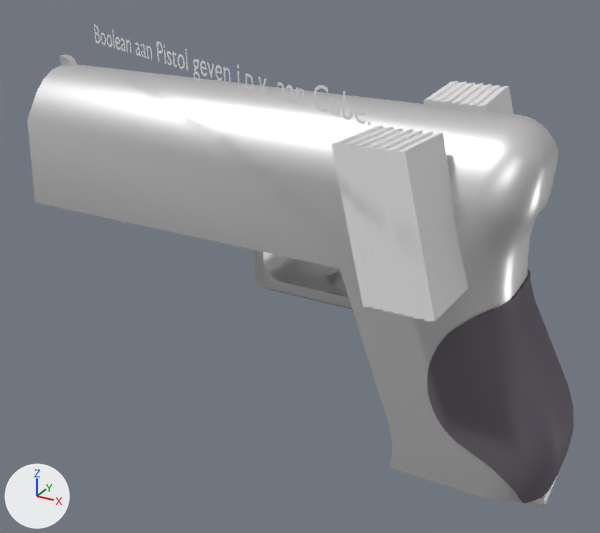
Before and after pictures for a commit that changed the Blender file Assets/Blender projects/Pistol.blend.
One viewpoint serves both versions: a 50 mm lens placed at (2.63, -17.67, 12.89), pointed at (-6.66, -0.78, 4.45). The lights are fixed; the arrows at lower left show +X, +Y and +Z.

Names of what the first picture shows: 'Cube', 'Pistol', 'Text'.
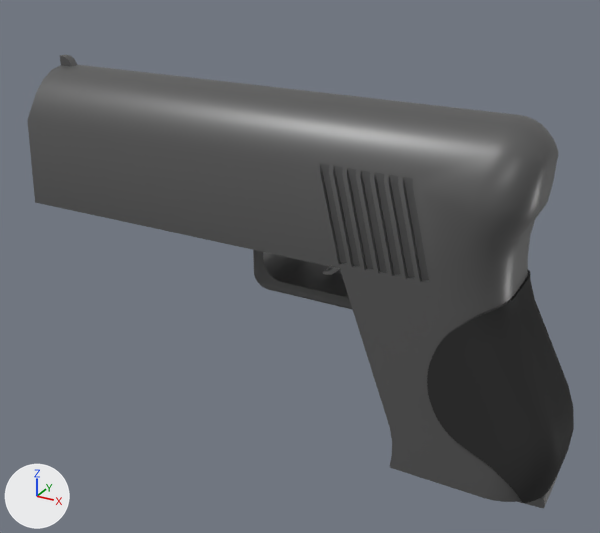
The newer file is also turned or shifted as a whole; pictures and numbers use the older file's frame.

Location of each change, [x1, y1, x2, y2] in pixels of the pictures (600 x 533 px):
'Pistol', recoloured, surface changed, reshaped
    both: [27, 54, 574, 509]
'Cube', deleted
    before: [331, 81, 514, 321]
'Text', deleted
    before: [94, 24, 371, 127]
part 1 of me_cube_002, added
    after: [27, 93, 494, 498]
part 3 of me_cube_002, recoloured
    both: [323, 266, 340, 275]
part 4 of me_cube_002, recoloured (grey to black)
    both: [516, 477, 557, 509]

The change, as a list of edits to the scene's bpy script:
```text
Change mat_material:
    mat_material.base_color: (0.8, 0.8, 0.8) -> (0.124, 0.124, 0.124)  # white #e7e7e7 -> dark grey #636363
    mat_material.metallic: 0.816 -> 0.348
Change mat_grip:
    mat_grip.base_color: (0.142, 0.122, 0.147) -> (0.0374, 0.0374, 0.0374)  # dark grey #69626b -> black #363636
Add mat_trigger:
    mat_trigger = principled_material('Trigger')
    mat_trigger.base_color = (0.376, 0.376, 0.376)  # grey #a5a5a5
Add mat_magazine:
    mat_magazine = principled_material('Magazine')
    mat_magazine.base_color = (0.138, 0.138, 0.138)  # dark grey #686868
Add mat_material_001:
    mat_material_001 = principled_material('Material.001')
    mat_material_001.base_color = (0.0946, 0.0946, 0.0946)  # dark grey #575757
    mat_material_001.metallic = 0.433
    mat_material_001.roughness = 0.755
    mat_material_001.specular_ior_level = 0.372
Change me_cube_002:
    used by ob_pistol; location = (0.0, 0.0, 0.0)
    remove me_cube_002.from_pydata(...)  # 876 vertices, 700 faces; spans x -14.69..0.25, y -1.77..1.77, z -0.79..8.94
    add me_cube_002.from_pydata(...)  # 988 vertices, 756 faces; spans x -14.69..0.25, y -1.77..1.77, z -0.79..8.94
    me_cube_002 part 1: 56 vertices added at x -5.73..-2.9, y -1.72..-1.51, z 5.18..7.47
    me_cube_002 part 2: 56 vertices added at x -5.73..-2.9, y 1.51..1.72, z 5.18..7.47
    me_cube_002 part 3: 26 faces spanning x -6.38..-5.64, y -0.3..0.3, z 4.14..5.09 switch from mat_material (white #e7e7e7) to mat_trigger (grey #a5a5a5)
    me_cube_002 part 4: 25 faces spanning x -4.88..0.04, y -0.7..0.7, z -0.79..6.65 switch from mat_material (white #e7e7e7) to mat_magazine (dark grey #686868)
    me_cube_002 part 5: 1 face spanning x -4.88..-2.22, y -0.55..0.55, z 5.85..6.65 switches from mat_material (white #e7e7e7) to mat_material_001 (dark grey #575757)
    add me_cube_002.materials.append(mat_material_001)  # dark grey #575757
Remove ob_cube:
    ob_cube = bpy.data.objects.new('Cube', me_cube)
    ob_cube.location = (0.0, 0.0, 0.0)
    _m = ob_cube.modifiers.new('Array', 'ARRAY')
    _m.count = 7
    _m.constant_offset_displace = (0.0, 0.0, 0.0)
    _m.relative_offset_displace = (-0.2, 0.0, 0.0)
    _m = ob_cube.modifiers.new('Boolean', 'BOOLEAN')
    _m.object = ob_pistol
    _m.solver = 'FLOAT'
    _m = ob_cube.modifiers.new('Mirror', 'MIRROR')
    _m.use_axis = (False, True, False)
Remove ob_text:
    ob_text = bpy.data.objects.new('Text', txt_text)
    ob_text.location = (-12.5, -1.06, 9.59)
    ob_text.rotation_euler = (1.571, 0.0, -0.436)  # degrees (90, 0, -25)
    ob_text.scale = (0.66, 0.66, 0.66)
```
